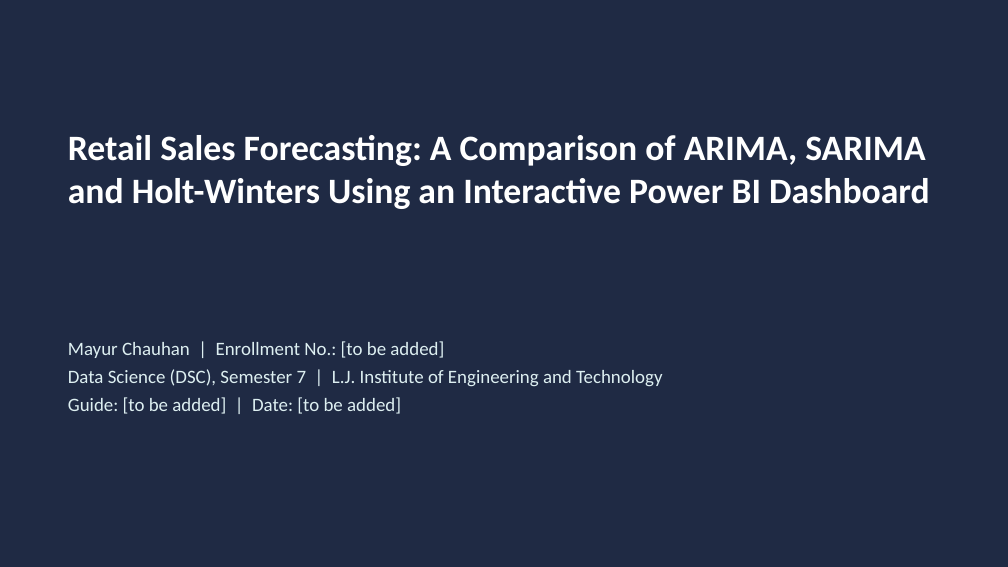
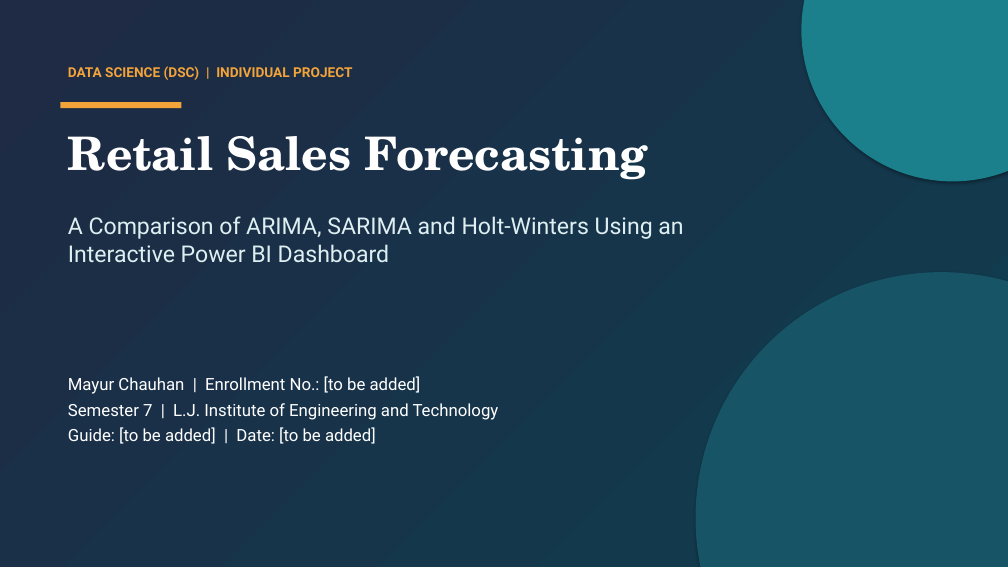
Before and after one commit to MayurChauhan-2950/Retail_Sales_Forecasting, a slide deck: slide 1 of presentation/Retail_Sales_Forecasting_Short.pptx. Drawn at 1008x567 pixels with LibreOffice and Linux fonts; fonts in the diff are those of the drawing. Boxes give left, top, right and bottom in pixels: in the first picture for what was removed or moved away, otherwise in the second. Text is boxed around its words. In the diff, an @@ line names an element or a change of style, - is before the commit and + after.

Commit message:
Add complete project explainer, 7-slide deck with PDF, diagrams and dashboard screenshots

```diff
--- a/presentation/Retail_Sales_Forecasting_Short.pptx
+++ b/presentation/Retail_Sales_Forecasting_Short.pptx
@@ rectangle at <box>0,0,1008,567</box>: fill #1F2A44 to gradient #1F2A44 to #0F3D4F @@
@@ ellipse added at <box>802,0,1008,181</box>, fill #1B7F8C @@
@@ text added at <box>68,66,352,80</box>, 13 pt, text #F2A33A, bold @@
+DATA SCIENCE (DSC) | INDIVIDUAL PROJECT
@@ rectangle added at <box>60,102,181,108</box>, fill #F2A33A @@
@@ text added at <box>68,136,648,180</box>, 44 pt, text #FFFFFF, bold @@
+Retail Sales Forecasting
@@ text at <box>68,216,683,262</box>: text changed; size 34 to 22 pt; font Calibri to Roboto; text colour #FFFFFF to #DDEFF1; bold off @@
-Retail Sales Forecasting: A Comparison of ARIMA, SARIMA and Holt-Winters Using an Interactive Power BI Dashboard
+A Comparison of ARIMA, SARIMA and Holt-Winters Using an Interactive Power BI Dashboard
@@ ellipse added at <box>696,272,1008,567</box>, fill #175566 @@
@@ text "Mayur Chauhan | Enrollment No.: ...": place and size @@
-text "Mayur Chauhan | Enrollment No.: ..." at <box>68,341,662,414</box>
+text "Mayur Chauhan | Enrollment No.: ..." at <box>68,376,499,444</box>
@@ text at <box>68,376,421,444</box>: size 18 to 16 pt, font Calibri to Roboto, text colour #DDEFF1 to #FFFFFF in "Mayur Chauhan | Enrollment No.: [to be ...", "Guide: [to be added] | Date: [to ..." @@
@@ text at <box>68,403,499,420</box>: text changed; size 18 to 16 pt; font Calibri to Roboto; text colour #DDEFF1 to #FFFFFF @@
-Data Science (DSC), Semester 7 | L.J. Institute of Engineering and Technology
+Semester 7 | L.J. Institute of Engineering and Technology
```
Also in this commit, not shown: 5 other slides changed, 1 slide added, 1 slide removed, 12 other files.
